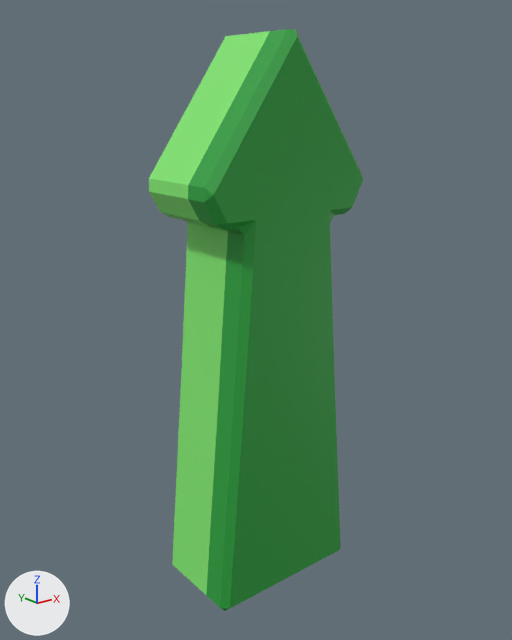
Two versions of the FBX model Fish-Freedome/Assets/Models/Arrow_Model.fbx, one commit apart.
The view is the same before and after, from a 50 mm lens placed at (-2.54, -3.15, 1.42), pointed at (0.0, 0.02, 0.15). The axes (+X, +Y, +Z) are drawn at lower left. The lights are the same throughout.

Names of what the first picture shows: 'Arrow'.
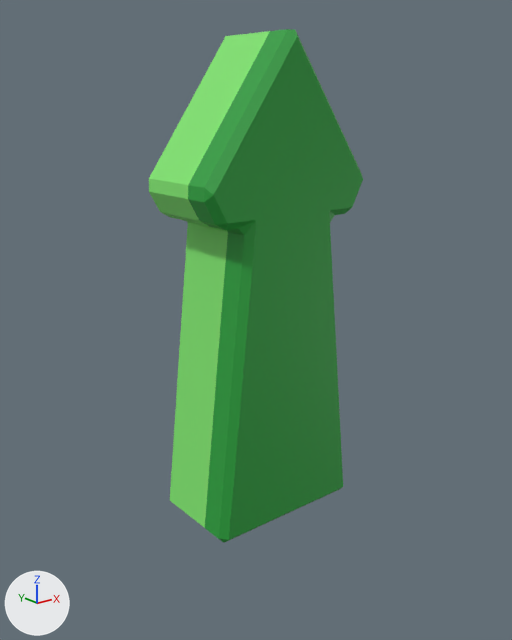
The newer file is also turned or shifted as a whole; pictures and numbers use the older file's frame.

Where the change shows, as pixel boxes (x1, y1, x2, y2) in the pictures (512 x 640 px; the box of a moved part takes in the faces that stretch with it):
'Arrow', reshaped (12% shorter): before (149, 29, 363, 611); after (149, 29, 363, 543)
part 1 of me_cube, moved or reshaped: before (172, 244, 341, 611); after (170, 244, 343, 543)

The change in detail:
me_cube has 86 vertices, 96 faces and spans x -0.56..0.55, y -0.31..0.31, z -1.52..1.74.
me_cube is used by ob_arrow; location (0.0, 0.0, 0.0).
me_cube part 1: all 26 vertices in x -0.51..0.51, y -0.31..0.31, z -1.52..-0.29 are scaled about their middle by (1, 1, 0.818), then moved by (0.0, 0.0, 0.37).
